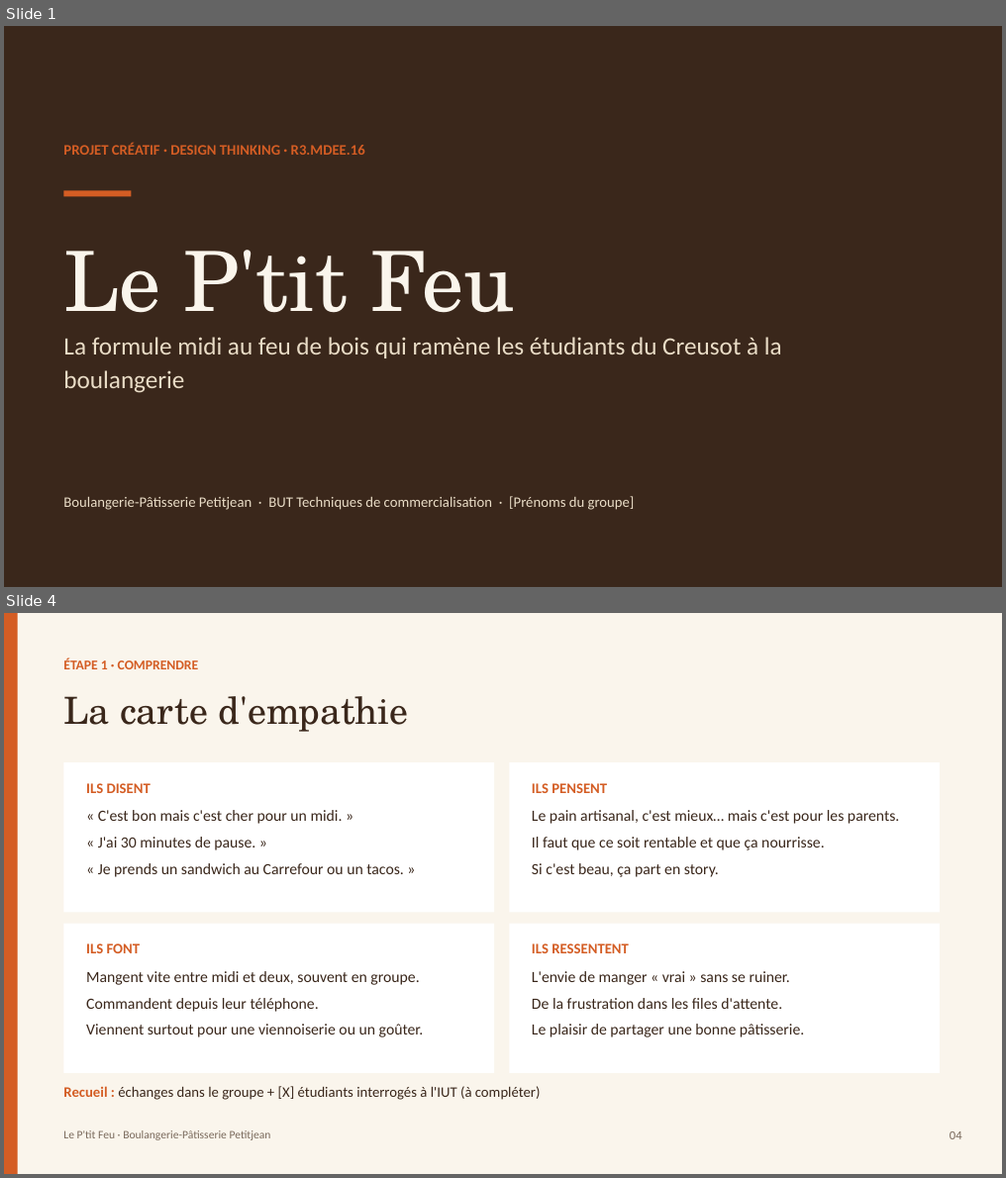
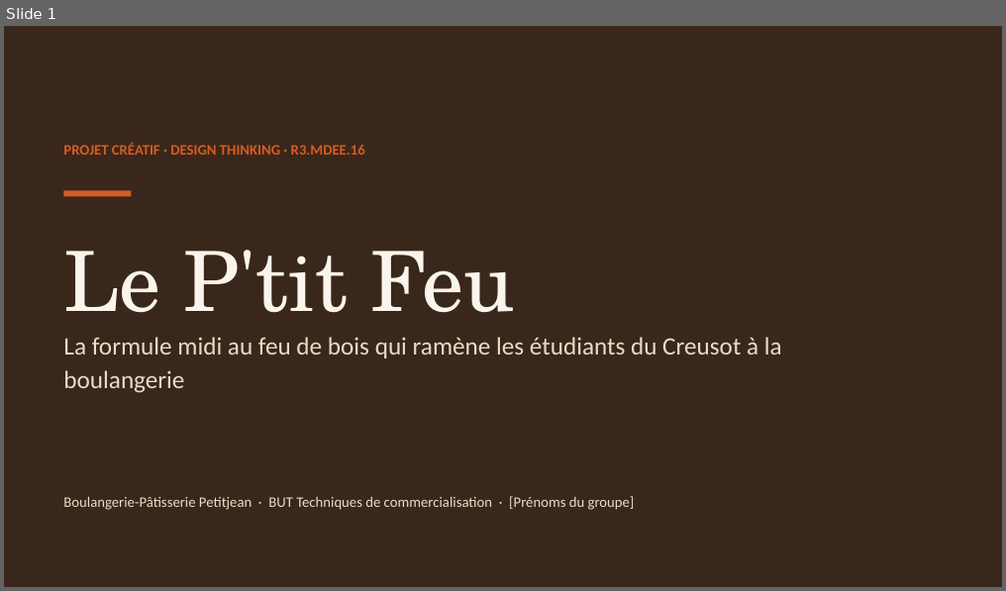
Before and after one commit to matheoguz/Devoir-TC-, a slide deck: design-thinking-petitjean/Le-Ptit-Feu-diapo.pptx. Shown one above the other, each under a label of ours: slides 1 and 4 before the commit, slide 1 after it; the slides between them are not shown. The pictures are 1006x1178 and 1006x591 pixels, drawn with LibreOffice and Linux fonts; fonts in the diff are those of the drawing. Boxes give left, top, right and bottom in pixels: in the first picture for what was removed or moved away, otherwise in the second. Text is boxed around its words. In the diff, an @@ line names an element or a change of style, - is before the commit and + after.

```diff
--- a/design-thinking-petitjean/Le-Ptit-Feu-diapo.pptx
+++ b/design-thinking-petitjean/Le-Ptit-Feu-diapo.pptx
@@ slide 4 removed at [4,613,1002,1174], background #FAF5EC @@
@@ rectangle removed at [4,613,18,1174] @@
@@ text removed at [63,659,199,669] @@
-ÉTAPE 1 · COMPRENDRE
@@ text removed at [63,696,409,732] @@
-La carte d'empathie
@@ rectangle removed at [63,762,494,912] @@
@@ text removed at [86,783,151,793] @@
-ILS DISENT
@@ rectangle removed at [509,762,940,912] @@
@@ text removed at [532,783,607,793] @@
-ILS PENSENT
@@ text removed at [98,810,404,877] @@
-« C'est bon mais c'est cher pour un midi. »
-« J'ai 30 minutes de pause. »
-« Je prends un sandwich au Carrefour ou un tacos. »
@@ text removed at [532,810,899,877] @@
-Le pain artisanal, c'est mieux… mais c'est pour les parents.
-Il faut que ce soit rentable et que ça nourrisse.
-Si c'est beau, ça part en story.
@@ rectangle removed at [63,924,494,1073] @@
@@ rectangle removed at [509,924,940,1073] @@
@@ text removed at [86,944,141,954] @@
-ILS FONT
@@ text removed at [532,944,629,954] @@
-ILS RESSENTENT
@@ text removed at [86,971,424,1038] @@
-Mangent vite entre midi et deux, souvent en groupe.
-Commandent depuis leur téléphone.
-Viennent surtout pour une viennoiserie ou un goûter.
@@ text removed at [532,971,804,1038] @@
-L'envie de manger « vrai » sans se ruiner.
-De la frustration dans les files d'attente.
-Le plaisir de partager une bonne pâtisserie.
@@ text removed at [63,1086,541,1100] @@
-Recueil : échanges dans le groupe + [X] étudiants interrogés à l'IUT (à compléter)
@@ text removed at [63,1131,271,1141] @@
-Le P'tit Feu · Boulangerie-Pâtisserie Petitjean
@@ text removed at [949,1132,962,1140] @@
-04
```
Also in this commit, not shown: 5 slides changed, 4 slides added, 11 other slides removed, 4 other files.
